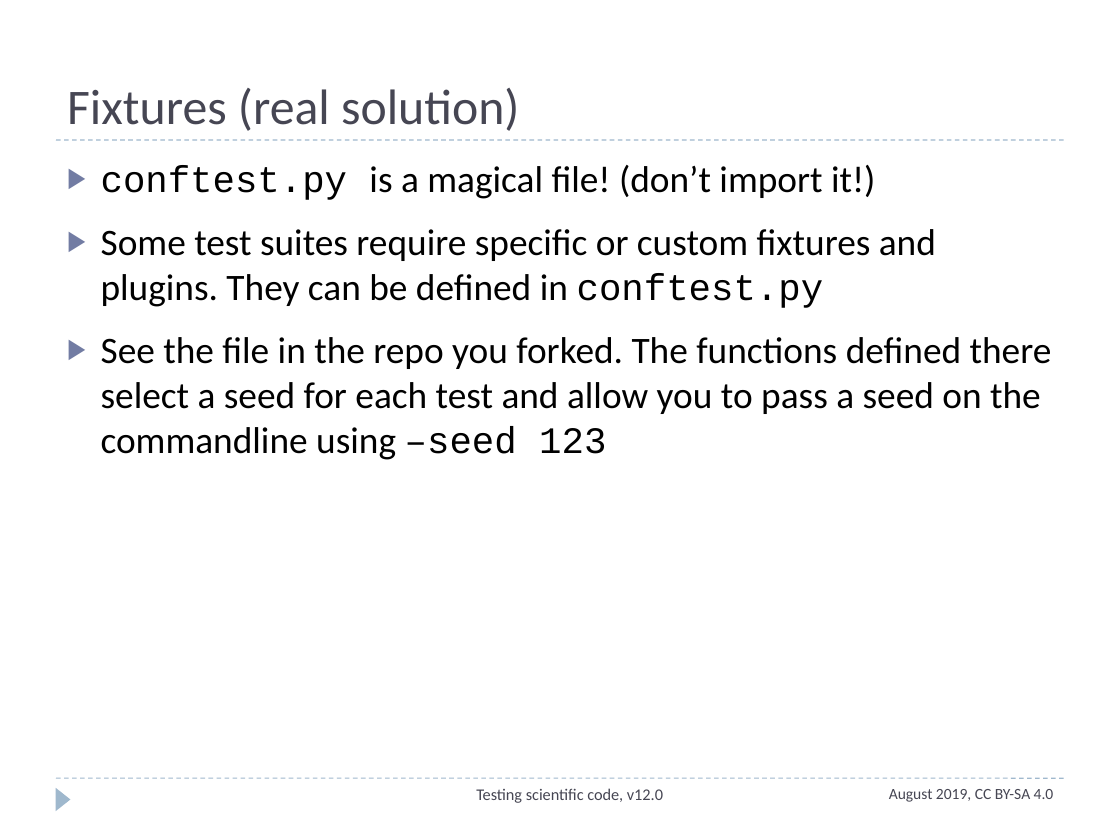
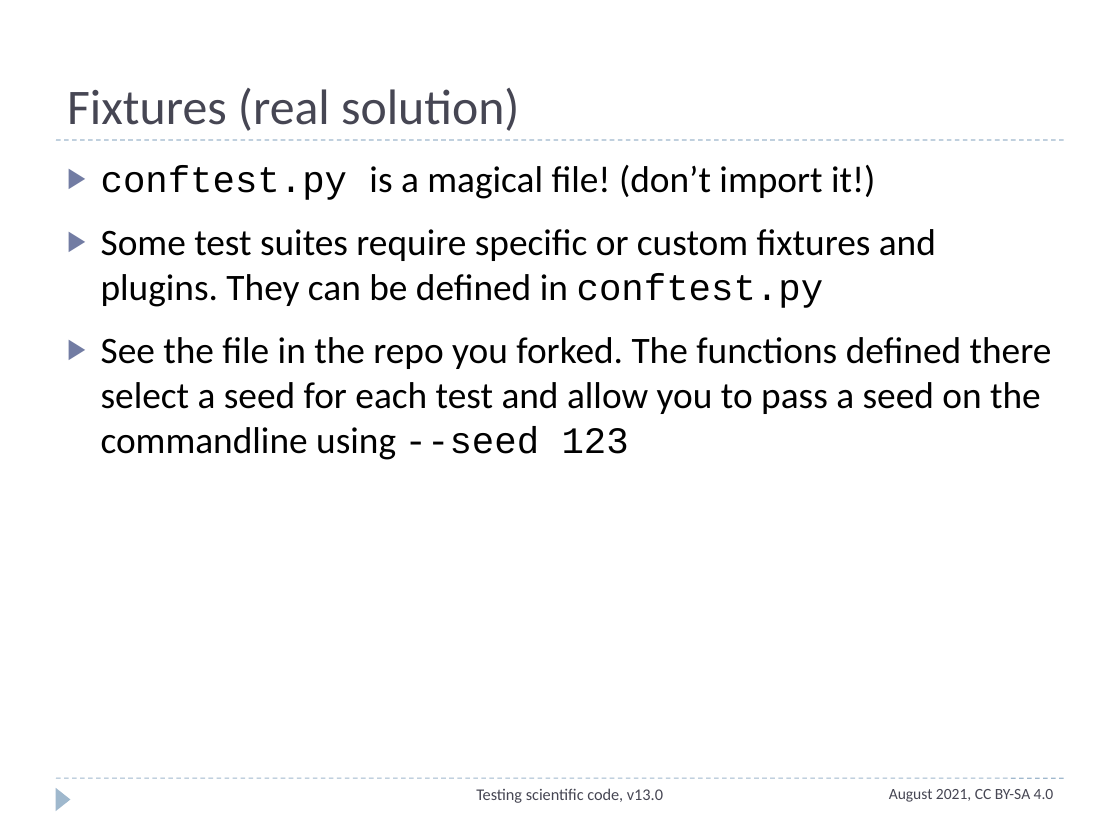
Before and after one commit to ASPP/testing_debugging_profiling, a slide deck: slide 27 of testing_part2.pptx (slide 24 before the commit). Drawn at 1120x840 pixels with LibreOffice and Linux fonts; fonts in the diff are those of the drawing. Boxes give left, top, right and bottom in pixels: in the first picture for what was removed or moved away, otherwise in the second. Text is boxed around its words. In the diff, an @@ line names an element or a change of style, - is before the commit and + after.

```diff
--- a/testing_part2.pptx
+++ b/testing_part2.pptx
@@ text at (x1=101, y1=337, x2=1052, y2=460): text changed @@
-▶ See the file in the repo you forked. The functions defined there select a seed for each test and allow you to pass a seed on the commandline using –seed 123
+▶ See the file in the repo you forked. The functions defined there select a seed for each test and allow you to pass a seed on the commandline using --seed 123
@@ text at (x1=476, y1=788, x2=663, y2=803): text changed @@
-Testing scientific code, v12.0
+Testing scientific code, v13.0
@@ text at (x1=889, y1=789, x2=1054, y2=802): text changed @@
-August 2019, CC BY-SA 4.0
+August 2021, CC BY-SA 4.0
```
Also in this commit, not shown: 34 other slides changed, 1 slide added, 1 slide removed.
